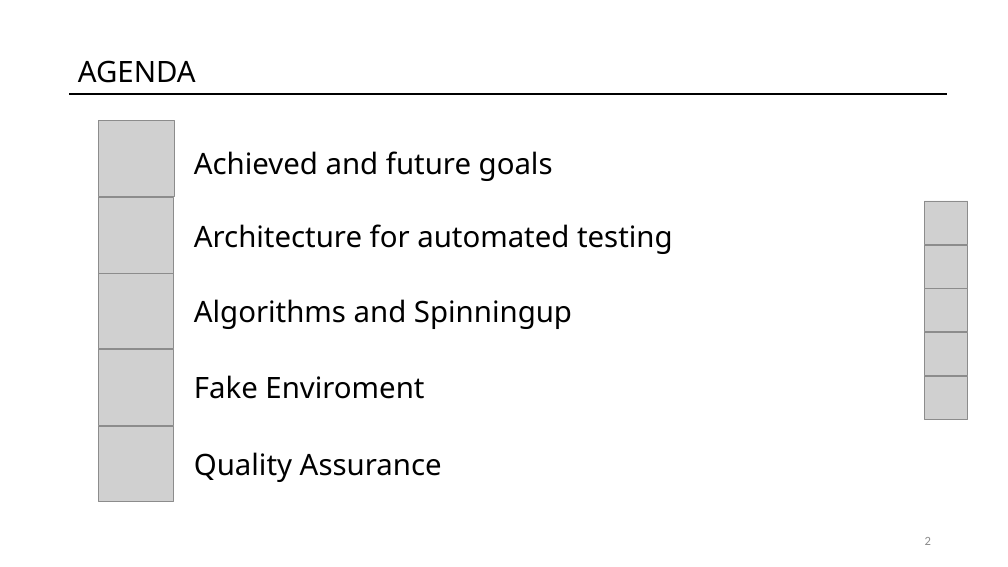
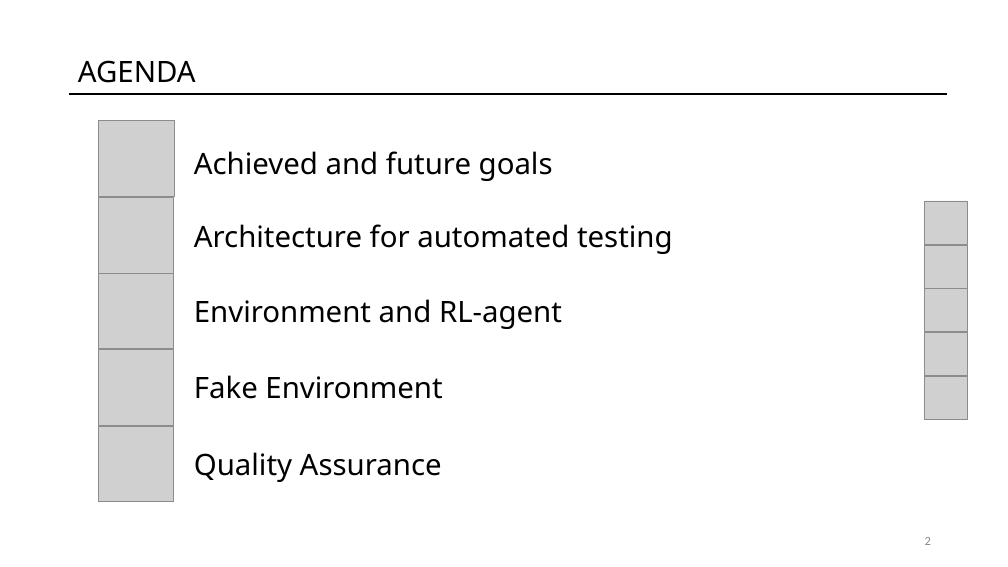
Before and after one commit to fpedd/ees-pees, a slide deck: slide 2 of orga/milestone_presentations/MP2.pptx. Drawn at 1008x567 pixels with LibreOffice and Linux fonts; fonts in the diff are those of the drawing; grey boxes stand for pictures. Boxes give left, top, right and bottom in pixels: in the first picture for what was removed or moved away, otherwise in the second. Text is boxed around its words. In the diff, an @@ line names an element or a change of style, - is before the commit and + after.

```diff
--- a/orga/milestone_presentations/MP2.pptx
+++ b/orga/milestone_presentations/MP2.pptx
@@ text at (x1=194, y1=299, x2=562, y2=329): text changed @@
-Algorithms and Spinningup
+Environment and RL-agent
@@ text at (x1=194, y1=375, x2=442, y2=399): text changed @@
-Fake Enviroment
+Fake Environment
```
Also in this commit, not shown: 9 slides added, 3 slides removed.
